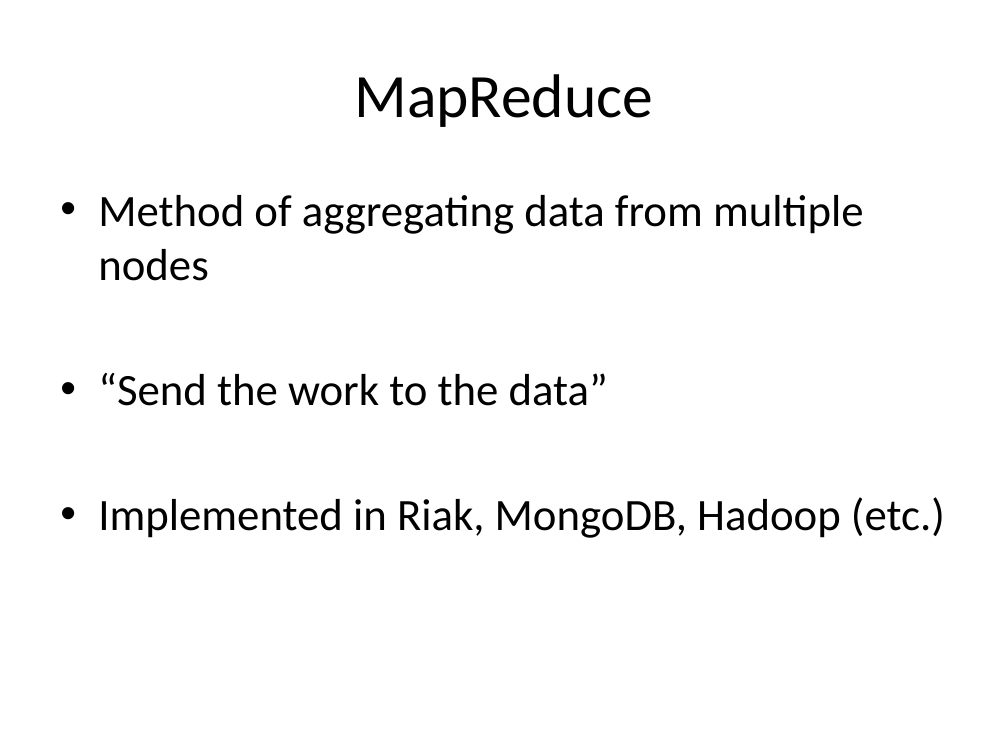
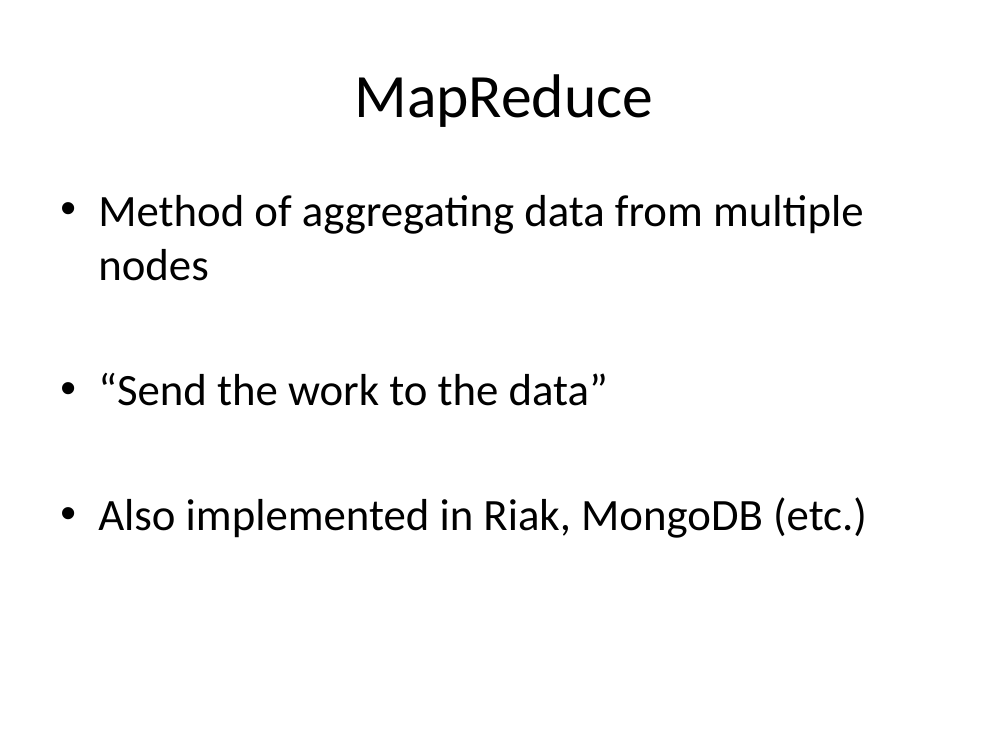
Before and after one commit to alexdgarland/database-demos, a slide deck: slide 51 of Slides/Not Only SQL - Picking A Database for DotNET.pptx (slide 48 before the commit). Drawn at 1008x756 pixels with LibreOffice and Linux fonts; fonts in the diff are those of the drawing. Boxes give left, top, right and bottom in pixels: in the first picture for what was removed or moved away, otherwise in the second. Text is boxed around its words. In the diff, an @@ line names an element or a change of style, - is before the commit and + after.

```diff
--- a/Slides/Not Only SQL - Picking A Database for DotNET.pptx
+++ b/Slides/Not Only SQL - Picking A Database for DotNET.pptx
@@ text at <box>98,497,867,538</box>: text changed @@
-• Implemented in Riak, MongoDB, Hadoop (etc.)
+• Also implemented in Riak, MongoDB (etc.)
```
Also in this commit, not shown: 5 other slides changed, 1 slide removed.
